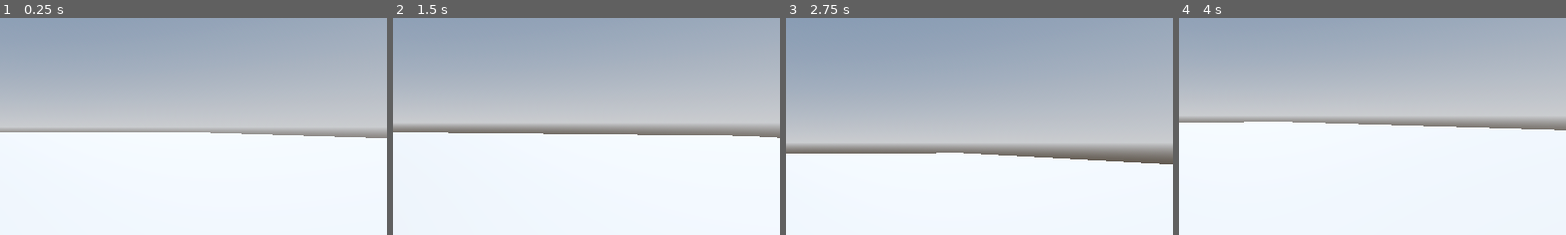
Above: before the commit, frames 1-4 (left to right).
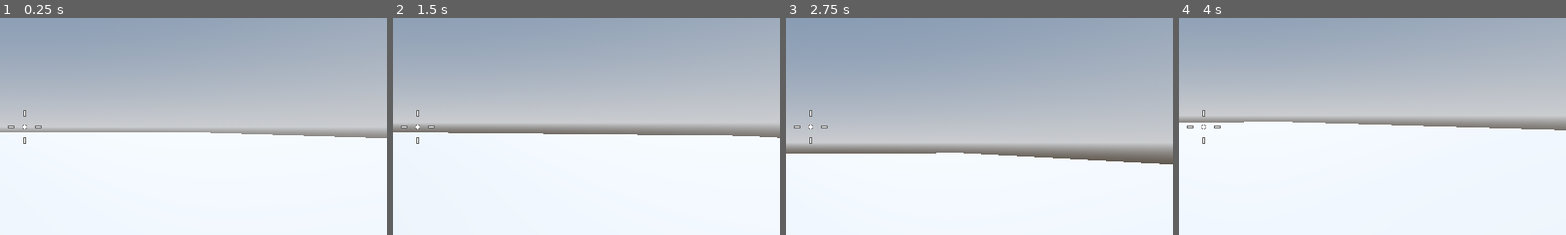
Above: after the commit, the same moments.

Repository: Tildozer/roboRampage
Game: Godot game, scene res://levels/sandbox.tscn
Same seed, same stepped clock (60 frames per second), same inputs: the game is played once before the commit and once after it.
Inputs (mouse positions are % of the whole screen's width and height, from its top left):
- Up to frame 1 (0.25 s): no input
- Up to frame 2 (1.5 s): tap Enter at 0.5 s; move the mouse to (55, 50) at 0.52 s; hold W (forward) from 0.53 s (still down); tap Space (jump) at 0.77 s; move the mouse to (45, 50) at 1.27 s
- Up to frame 3 (2.75 s): keep holding W (forward); tap Space (jump) at 1.52, 2 s; move the mouse to (52, 48) at 2.02 s
- Up to frame 4 (4 s): keep holding W (forward); move the mouse to (49, 52) at 2.77 s; tap Space (jump) at 3.02, 3.77 s; move the mouse to (57, 51) at 3.52 s
The pictures show only the part of the screen within x 47-97%, y 25-75%; the shares and areas given below are measured in that part.

The runs differ from the first frame. In frame 1, 0.1% of the frame differs, in the area x 2-11%, y 42-59%; in frame 2, 0.1%; in frame 3, 0.1%; in frame 4, less than 0.1%.

Commit message:
added crosshair

Diff:
--- a/levels/characters/main_character.tscn
+++ b/levels/characters/main_character.tscn
@@ -1,7 +1,8 @@
-[gd_scene load_steps=5 format=3 uid="uid://c4sou82px1xdb"]
+[gd_scene load_steps=6 format=3 uid="uid://c4sou82px1xdb"]
 
 [ext_resource type="Script" uid="uid://ctiavvy0imb50" path="res://scripts/player/player.gd" id="1_df5ci"]
 [ext_resource type="Script" uid="uid://31ssbp6sqvbv" path="res://scripts/player/smooth_camera.gd" id="2_cvhwb"]
+[ext_resource type="Script" uid="uid://bc6dhcam2ie8j" path="res://scripts/player/crosshair.gd" id="3_sanr3"]
 
 [sub_resource type="CapsuleShape3D" id="CapsuleShape3D_5ewka"]
 
@@ -22,3 +23,14 @@
 transform = Transform3D(1, 0, 0, 0, 1, 0, 0, 0, 1, 0, 0.3, 0)
 top_level = true
 script = ExtResource("2_cvhwb")
+
+[node name="CenterContainer" type="CenterContainer" parent="."]
+anchors_preset = 15
+anchor_right = 1.0
+anchor_bottom = 1.0
+grow_horizontal = 2
+grow_vertical = 2
+
+[node name="crosshair" type="Control" parent="CenterContainer"]
+layout_mode = 2
+script = ExtResource("3_sanr3")
--- /dev/null
+++ b/scripts/player/crosshair.gd
@@ -0,0 +1,39 @@
+@tool
+extends Control
+
+
+func _draw() -> void:
+	draw_circle(Vector2.ZERO, 4, Color.DIM_GRAY)
+	draw_circle(Vector2.ZERO, 3, Color.WHITE)
+
+	#RIGHT
+	draw_line(
+		Vector2(15, 0), Vector2(25, 0), Color.DIM_GRAY, 4
+	)
+	draw_line(
+		Vector2(16, 0), Vector2(24, 0), Color.WHITE, 2
+	)
+
+	# LEFT
+	draw_line(
+		Vector2(-25, 0), Vector2(-15, 0), Color.DIM_GRAY, 4
+	)
+	draw_line(
+		Vector2(-24, 0), Vector2(-16, 0), Color.WHITE, 2
+	)
+
+	# BOTTOM
+	draw_line(
+		Vector2(0, 15), Vector2(0, 25), Color.DIM_GRAY, 4
+	)
+	draw_line(
+		Vector2(0, 16), Vector2(0, 24), Color.WHITE, 2
+	)
+
+	# TOP
+	draw_line(
+		Vector2(0, -25), Vector2(0, -15), Color.DIM_GRAY, 4
+	)
+	draw_line(
+		Vector2(0, -24), Vector2(0, -16), Color.WHITE, 2
+	)
Not shown, added: scripts/player/crosshair.gd.uid
